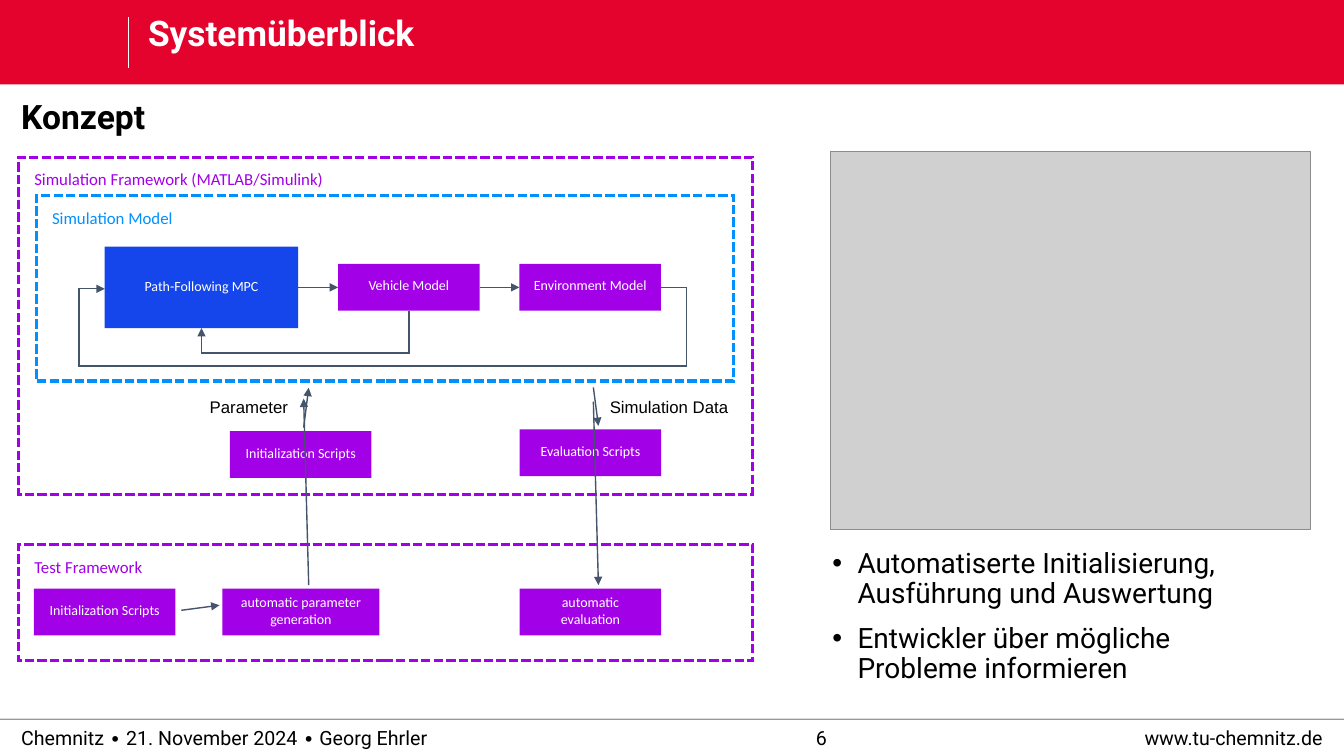
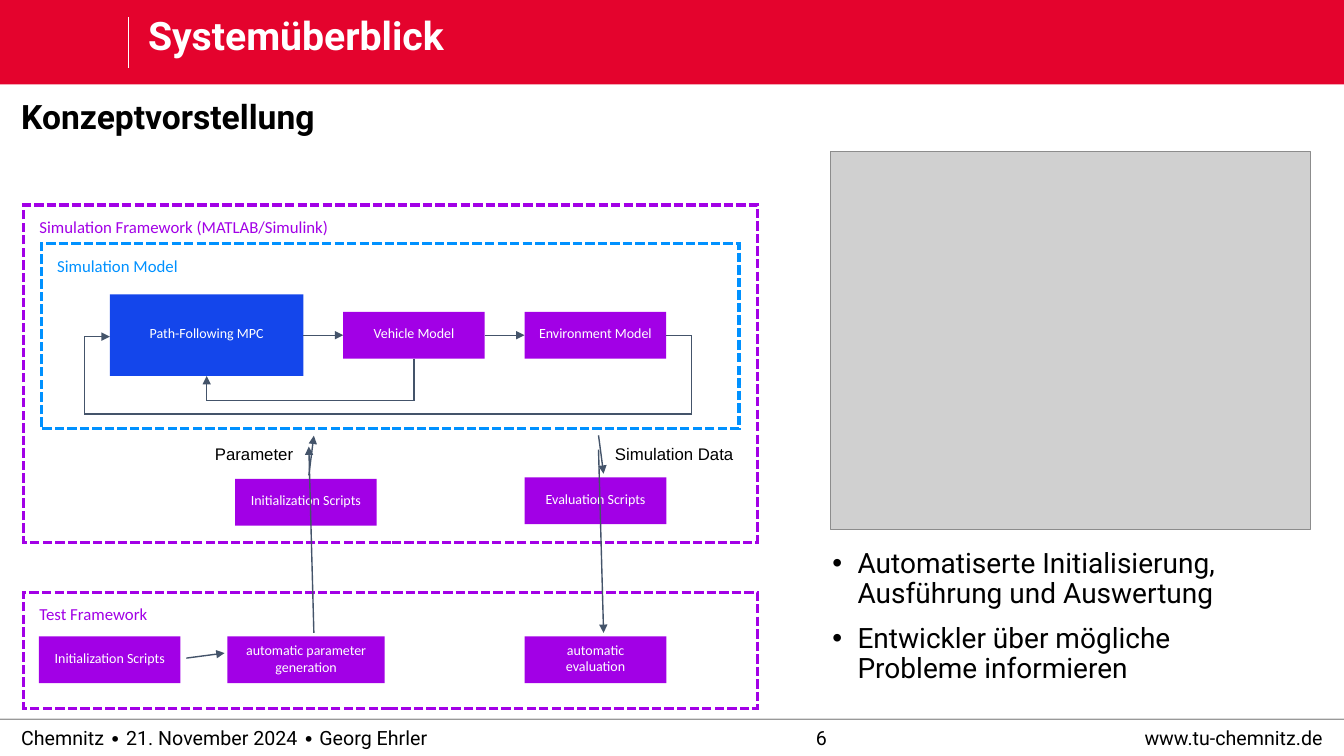
Before and after one commit to derEhrler/ACSDthesis_edited, a slide deck: slide 6 of defense/praktikum_defense.pptx. Drawn at 1344x756 pixels with LibreOffice and Linux fonts; fonts in the diff are those of the drawing; grey boxes stand for pictures; background and template pictures are left out. Boxes give left, top, right and bottom in pixels: in the first picture for what was removed or moved away, otherwise in the second. Text is boxed around its words. In the diff, an @@ line names an element or a change of style, - is before the commit and + after.

```diff
--- a/defense/praktikum_defense.pptx
+++ b/defense/praktikum_defense.pptx
@@ title "Systemüberblick" at [148,20,444,59]: size 25.2 to 28 pt; line spacing 0.88 to 0.9 @@
@@ text at [21,103,314,136]: text changed @@
-Konzept
+Konzeptvorstellung
@@ 7 arrows, 5 rectangles, 2 texts, 2 elbow arrows: place and size @@
-7 arrows, 5 rectangles, 2 texts, 2 elbow arrows at [18,157,752,660]
+7 arrows, 5 rectangles, 2 texts, 2 elbow arrows at [23,205,757,709]
@@ 6 rectangles: place and size @@
-6 rectangles at [34,196,734,635]
+6 rectangles at [39,243,739,683]
```
Also in this commit, not shown: 10 other slides changed, 2 slides added, 3 slides removed.
